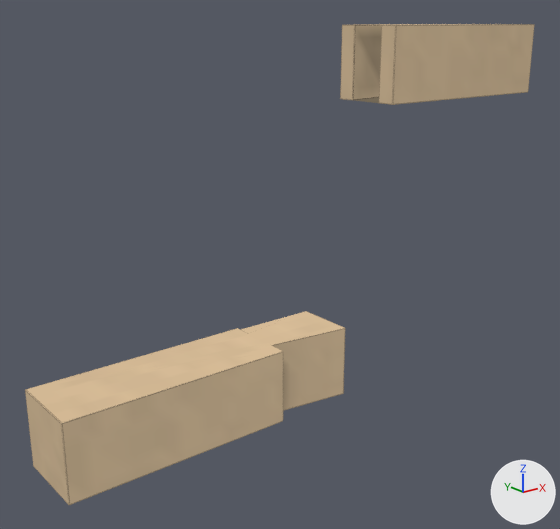
Renders of the glTF model joints/doutsuki-ari-tsugi.glb from each side of a commit.
Rendered twice from a 50 mm camera at (-0.693, -0.918, 0.602) aimed at (0.055, 0.016, 0.229). Every picture has the same lights, and +X, +Y and +Z are marked at lower right. The first picture is the older version. Both versions are drawn at frame 59 of the action 'assemble'; the numbers are the values there.

Before the edit, the objects in view are built like this:
```python
me_part_a = bpy.data.meshes.new('part-a')
me_part_a.from_pydata(...)  # 2459 vertices, 4592 faces; spans x -0.36..0.14, y -0.06..0.06, z -0.002..0.118
me_part_a.materials.append(mat_timber)
me_part_b = bpy.data.meshes.new('part-b')
me_part_b.from_pydata(...)  # 2316 vertices, 4367 faces; spans x 0.219..0.58, y -0.06..0.06, z 0.238..0.358
me_part_b.materials.append(mat_timber)
ob_part_a = bpy.data.objects.new('part-a', me_part_a)
ob_part_a.location = (0.0, 0.0, 0.0)
ob_part_b = bpy.data.objects.new('part-b', me_part_b)
ob_part_b.location = (0.0, 0.0, 0.24)
```
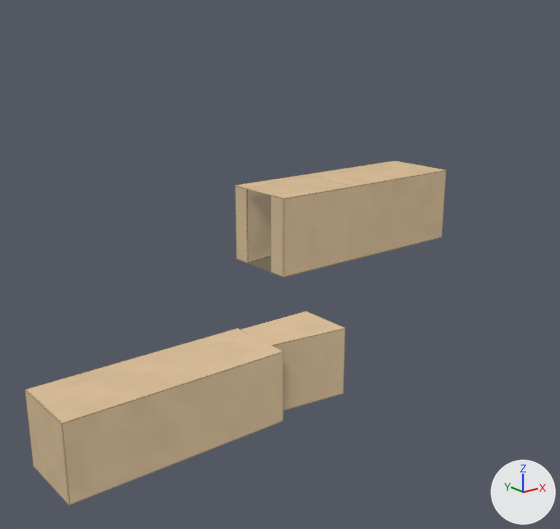
Location of each change, [x1, y1, x2, y2] in pixels of the pictures (560 x 529 px):
'part-b', moved
    before: [340, 24, 535, 105]
    after: [235, 161, 446, 277]

Diff of the bpy script that builds the scene:
```diff
--- a/joints/doutsuki-ari-tsugi.glb.py
+++ b/joints/doutsuki-ari-tsugi.glb.py
@@ ob_part_b @@
 ob_part_b = bpy.data.objects.new('part-b', me_part_b)
-ob_part_b.location = (0.0, 0.0, 0.24)
+ob_part_b.location = (-0.22, 0.0, 0.0)
```
